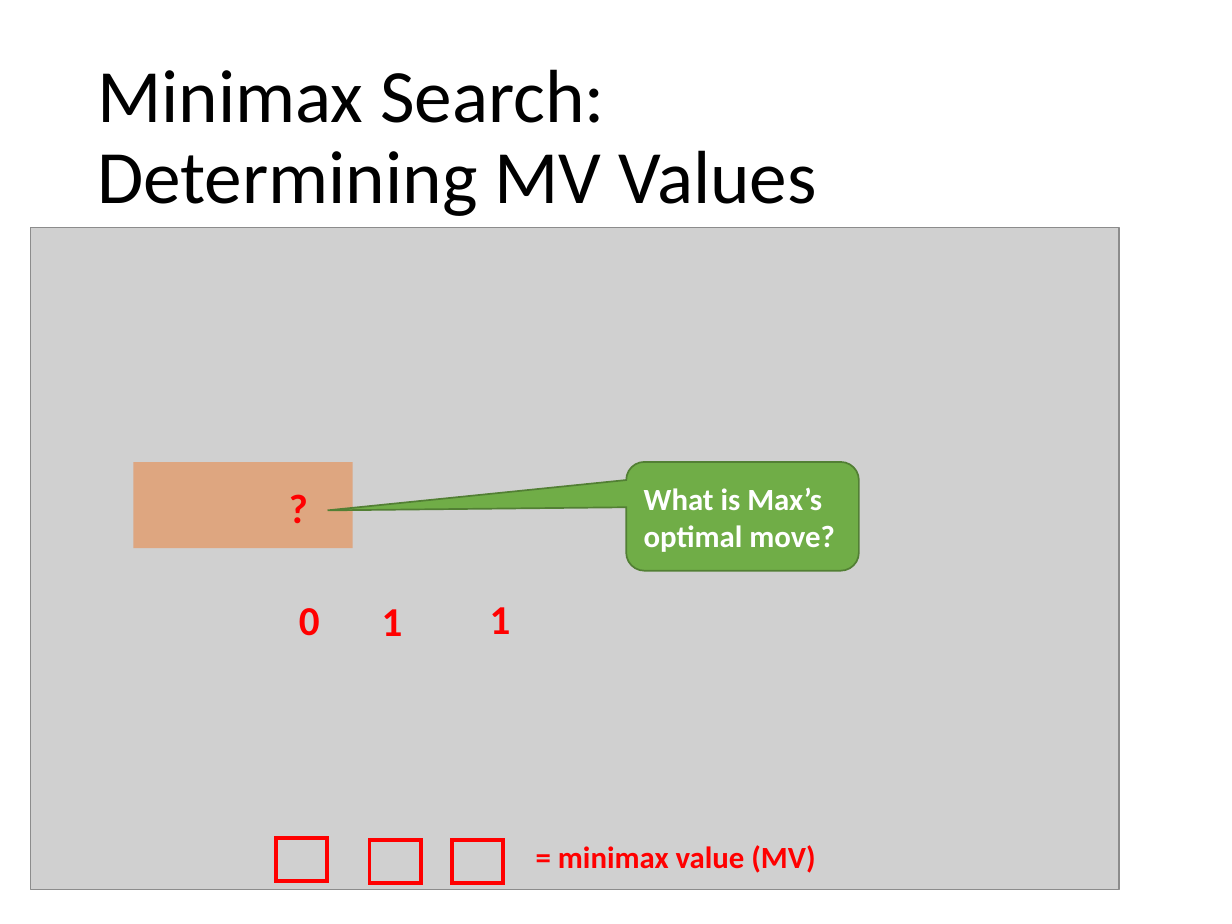
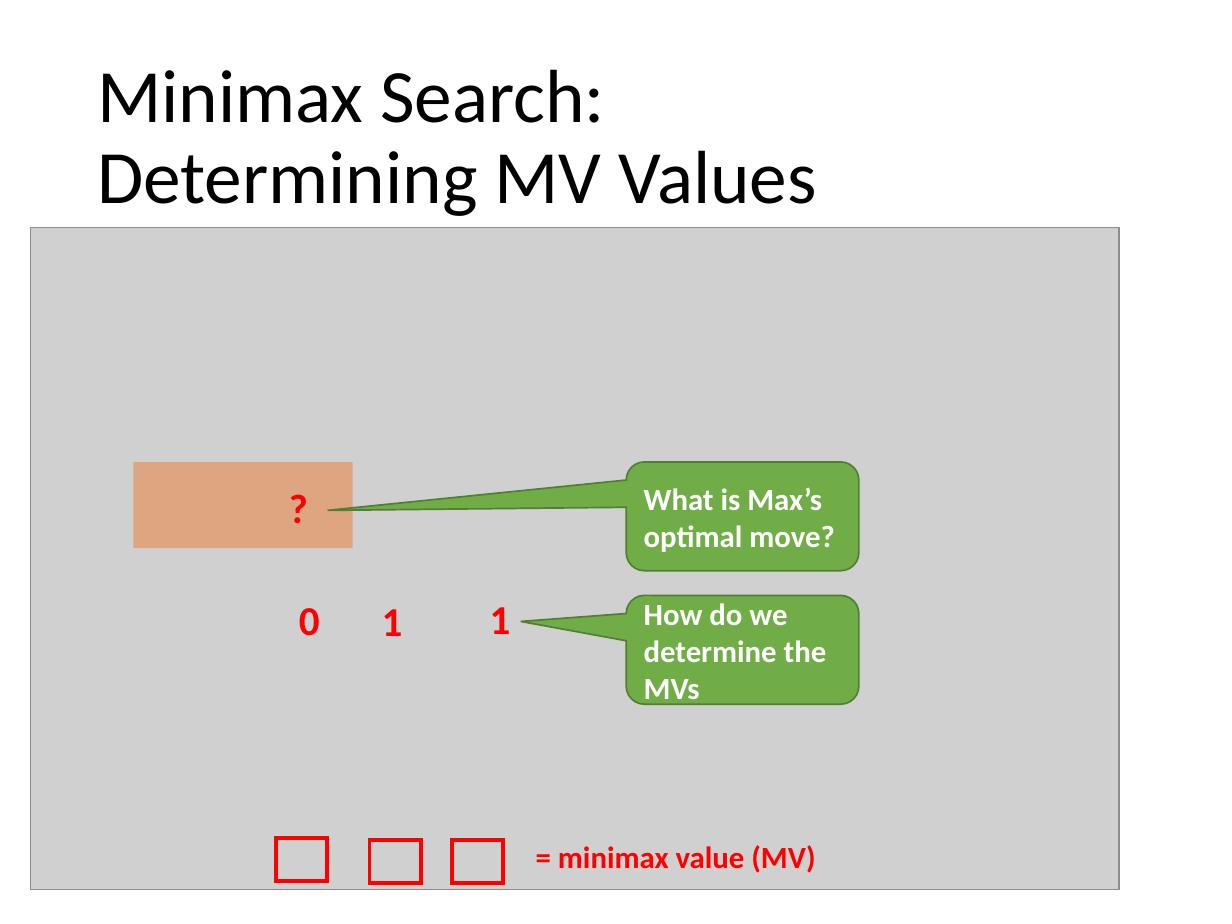
Before and after one commit to mhahsler/CS7320-AI, a slide deck: slide 15 of slides/05_games.pptx. Drawn at 1232x924 pixels with LibreOffice and Linux fonts; fonts in the diff are those of the drawing; grey boxes stand for pictures. Boxes give left, top, right and bottom in pixels: in the first picture for what was removed or moved away, otherwise in the second. Text is boxed around its words. In the diff, an @@ line names an element or a change of style, - is before the commit and + after.

```diff
--- a/slides/05_games.pptx
+++ b/slides/05_games.pptx
@@ rounded speech box added at [626, 595, 859, 703], fill #70AD47, outline #538035 1 pt, 18 pt, text #FFFFFF, bold @@
+How do we determine the MVs
```
Also in this commit, not shown: 6 other slides changed, 1 other file.
